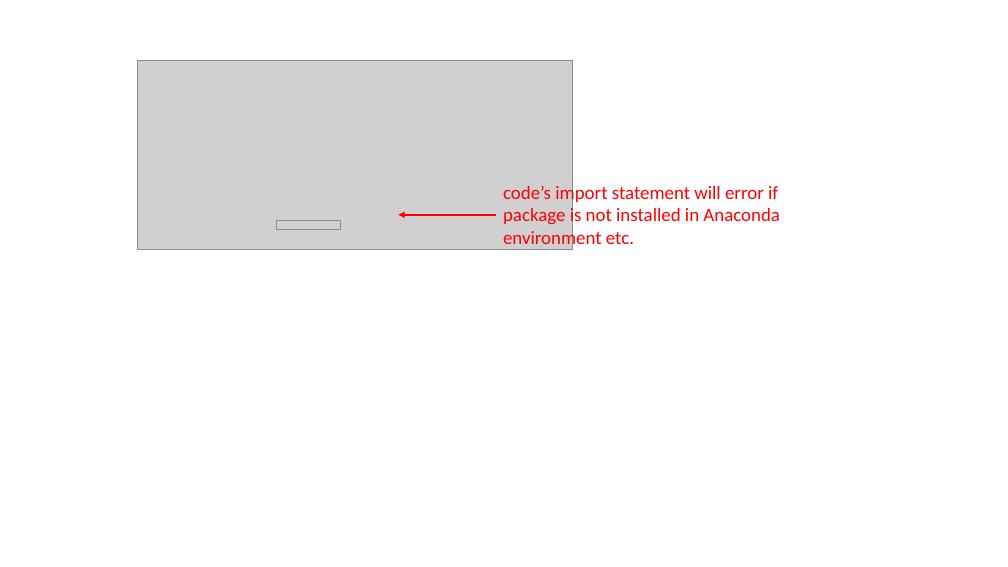
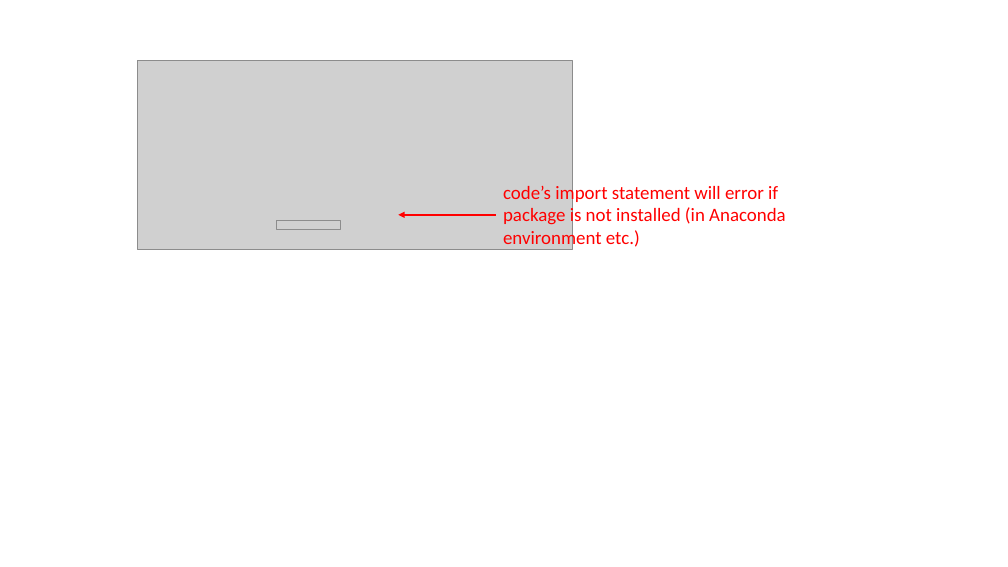
Before and after one commit to jlandgre/Data_Techniques_Training, a slide deck: slide 1 of Images/annotated_images.pptx. Drawn at 1008x567 pixels with LibreOffice and Linux fonts; fonts in the diff are those of the drawing; grey boxes stand for pictures. Boxes give left, top, right and bottom in pixels: in the first picture for what was removed or moved away, otherwise in the second. Text is boxed around its words. In the diff, an @@ line names an element or a change of style, - is before the commit and + after.

```diff
--- a/Images/annotated_images.pptx
+++ b/Images/annotated_images.pptx
@@ text at (503, 183, 786, 250): text changed @@
-code’s import statement will error if package is not installed in Anaconda environment etc.
+code’s import statement will error if package is not installed (in Anaconda environment etc.)
```
Also in this commit, not shown: 1 slide added, 4 other files.
